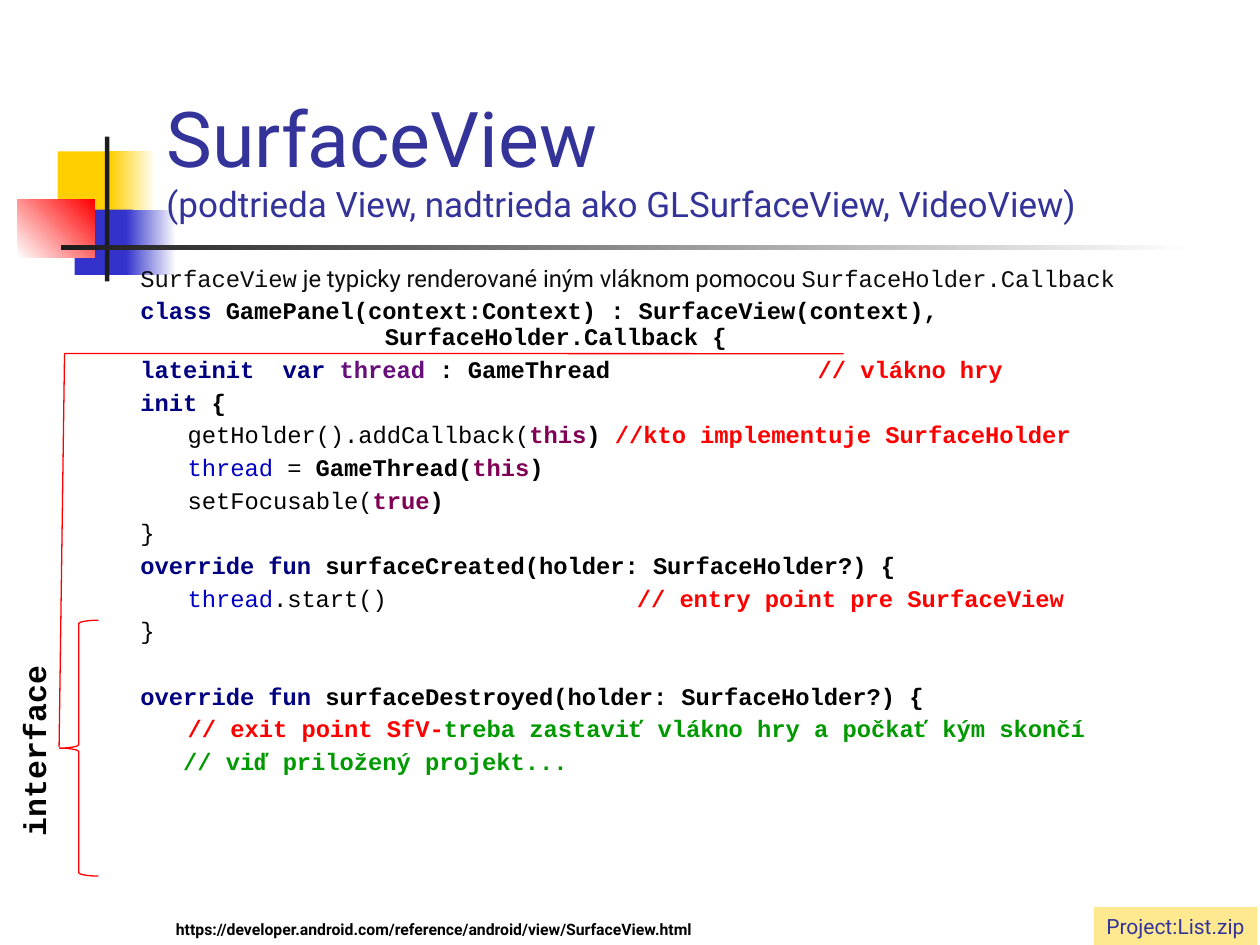
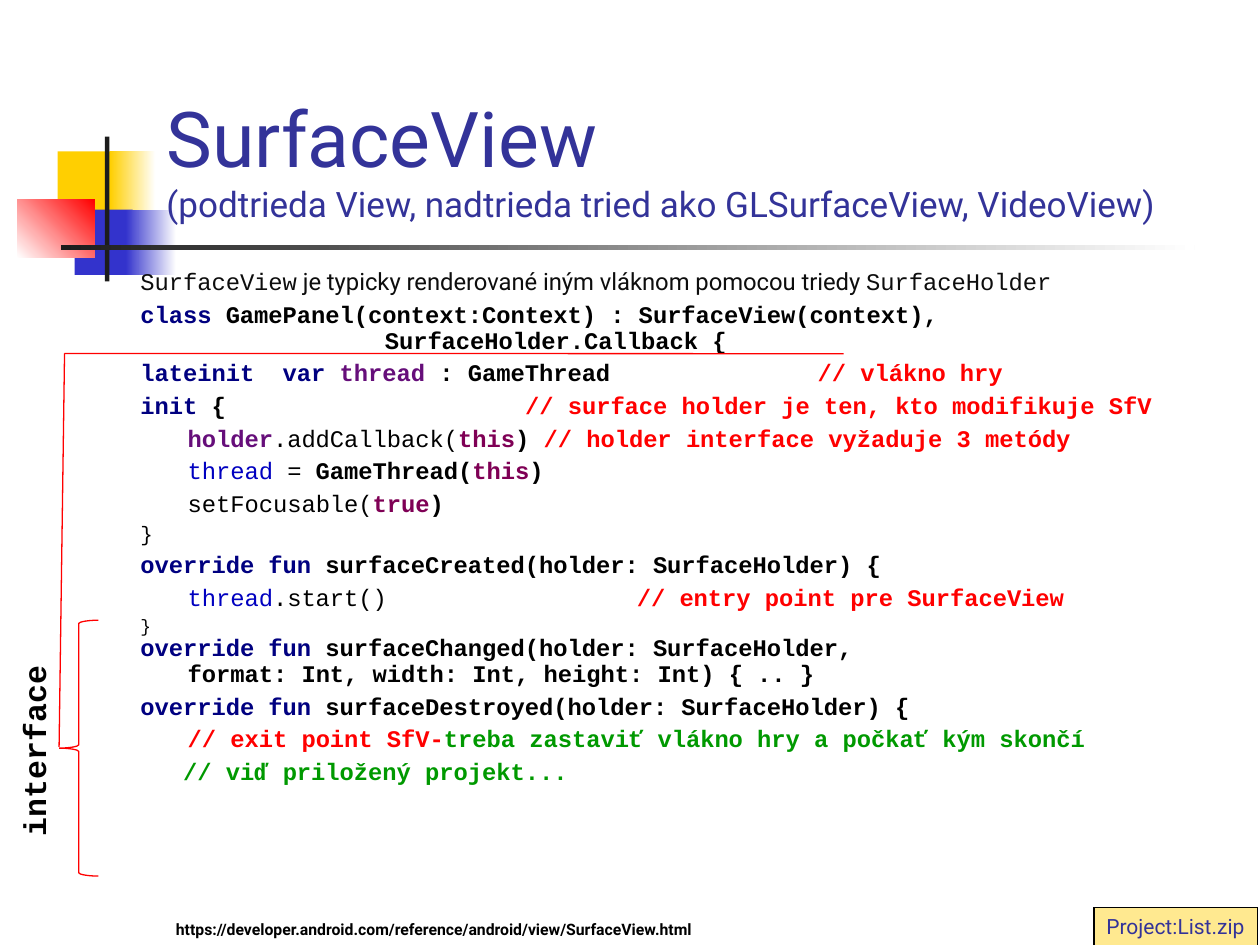
Before and after one commit to vmandro/Prednasky, a slide deck: slide 4 of 05/05_Android.ppt (slide 10 before the commit). Drawn at 1260x945 pixels with LibreOffice and Linux fonts; fonts in the diff are those of the drawing. Boxes give left, top, right and bottom in pixels: in the first picture for what was removed or moved away, otherwise in the second. Text is boxed around its words. In the diff, an @@ line names an element or a change of style, - is before the commit and + after.

```diff
--- a/05/05_Android.ppt
+++ b/05/05_Android.ppt
@@ title at (x1=166, y1=108, x2=1154, y2=225): text changed @@
-SurfaceView
-(podtrieda View, nadtrieda ako GLSurfaceView, VideoView)
+SurfaceView
+(podtrieda View, nadtrieda tried ako GLSurfaceView, VideoView)
@@ text "SurfaceView je typicky renderované iným ..." at (x1=140, y1=272, x2=1152, y2=785): size 13.6 to 11.9 pt, size 13.6 to 10.2 pt in "}"; less space between paragraphs @@
@@ text at (x1=140, y1=272, x2=1051, y2=295): text changed @@
-SurfaceView je typicky renderované iným vláknom pomocou SurfaceHolder.Callback
+SurfaceView je typicky renderované iným vláknom pomocou triedy SurfaceHolder
@@ text at (x1=140, y1=397, x2=1152, y2=452): text changed @@
-init {
-getHolder().addCallback(this) //kto implementuje SurfaceHolder
+init { // surface holder je ten, kto modifikuje SfV
+holder.addCallback(this) // holder interface vyžaduje 3 metódy
@@ text at (x1=140, y1=556, x2=852, y2=578): text changed @@
-override fun surfaceCreated(holder: SurfaceHolder?) {
+override fun surfaceCreated(holder: SurfaceHolder) {
@@ text at (x1=140, y1=639, x2=880, y2=720): text changed @@
-override fun surfaceDestroyed(holder: SurfaceHolder?) {
+override fun surfaceChanged(holder: SurfaceHolder,
+format: Int, width: Int, height: Int) { .. }
+override fun surfaceDestroyed(holder: SurfaceHolder) {
@@ rectangle "Project:List.zip" at (x1=1094, y1=907, x2=1257, y2=945): outline none to #000000 0.74 pt @@
```
Also in this commit, not shown: 18 other slides changed, 3 slides added, 6 slides removed, 4 other files.
